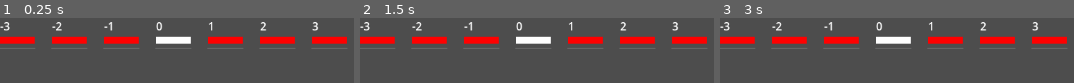
Above: before the commit, frames 1-3 (left to right).
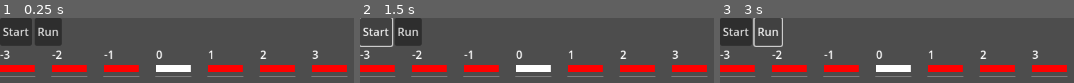
Above: after the commit, the same moments.

Repository: aletowk/godot-civ
Game: Godot game, scene res://scenes/battle_map/battle_map.tscn
Same seed, same stepped clock (60 frames per second), same inputs: the game is played once before the commit and once after it. This scene is started directly instead of the project's main scene.
Inputs (mouse positions are in pixels of both pictures, inside the frame that each line leads up to):
- Up to frame 1 (0.25 s): no input
- Up to frame 2 (1.5 s): click (409, 31) at 0.5 s, where only the run after the commit has a clickable "Run"; click (377, 31) at 1.25 s, where only the run after the commit has a clickable "Start"
- Up to frame 3 (3 s): click (737, 31) at 2 s, where only the run after the commit has a clickable "Start"; click (769, 31) at 2.75 s, where only the run after the commit has a clickable "Run"

The runs differ from the first frame. In frame 1, 24% of the frame differs, in the area x 0-99%, y 0-91%; in frame 2, 22%; in frame 3, 22%.
Error after the commit: Invalid assignment of property or key 'custom_min_size' with value of type 'Vector2' on a base object of type 'ColorRect'. (res://scenes/battle_map/battle_map.…

Commit message:
Start addin units instancing test

Diff:
--- a/scenes/battle_map/battle_map.gd
+++ b/scenes/battle_map/battle_map.gd
@@ -1,32 +1,29 @@
 extends Control
 
 const MAP_CELL_SIZE = Vector2(50, 20)
+
+enum UnitType {
+	ARCHER,
+	WARRIOR
+}
+
+class Unit:
+	var type: UnitType
+	var pos: int
+	func _init(_type: UnitType, _pos: int):
+		self.type = _type
+		self.pos = _pos
+
+var attackers: Array[Unit] = [] # On left side of the map
+var defenders: Array[Unit] = [] # On right side of the map
 
 @export var nb_cells: int = 3 # Cells number of one side of the battle map
 
 # Called when the node enters the scene tree for the first time.
 func _ready() -> void:
-	# Add negative cells
-	# var offset = Vector2(0,0)
-	# for i in range(nb_cells):
-	# 	var rec = ColorRect.new()
-	# 	rec.name = "-%d"%[nb_cells - i]
-	# 	rec.size = MAP_CELL_SIZE
-	# 	rec.position = Vector2(i*(rec.size.x*2),0)
-	# 	rec.color = Color.RED
-	# 	add_child(rec)
-	# 	offset = rec.position
-
-	# offset.x += MAP_CELL_SIZE.x*3
-	# for i in range(nb_cells):
-	# 	var rec = ColorRect.new()
-	# 	rec.name = "+%d"%[nb_cells - i]
-	# 	rec.size = MAP_CELL_SIZE
-	# 	rec.position = offset + Vector2(i*(rec.size.x*2),0)
-	# 	rec.color = Color.RED
-	# 	add_child(rec)
 	var hbox = HBoxContainer.new()
-	add_child(hbox)
+	hbox.name = "HBox"
+	$Map.add_child(hbox)
 	for i in range(-nb_cells, +nb_cells + 1):
 		var battle_cell = preload("res://scenes/battle_map/battle_cell.tscn").instantiate()
 		battle_cell.name = "%d"%[i]
@@ -36,3 +33,24 @@
 		hbox.add_theme_constant_override("separation", battle_cell.get_node("VBoxContainer").size.x*1.5)
 		if i == 0:
 			battle_cell.get_node("VBoxContainer/ColorRect").color = Color(0x55,0x55,0x55)
+
+	$HBoxContainer/Start.pressed.connect(_on_start_pressed)
+
+func _on_start_pressed() -> void:
+	print("Start")
+	init_units()
+
+
+func init_units() -> void:
+	attackers.append(Unit.new(UnitType.WARRIOR, -3))
+	defenders.append(Unit.new(UnitType.ARCHER, +3))
+
+	for unit in attackers:
+		var battle_cell = get_node("Map/HBox/%d"%unit.pos)
+		var unit_obj = ColorRect.new()
+		if unit.type == UnitType.WARRIOR:
+			unit_obj.color = Color.BLUE
+		else:
+			unit_obj.color = Color.GREEN
+		battle_cell.get_node("VBoxContainer").add_child(unit_obj)
+		unit_obj.custom_min_size = Vector2(10, 10)
--- a/scenes/battle_map/battle_map.tscn
+++ b/scenes/battle_map/battle_map.tscn
@@ -10,3 +10,23 @@
 grow_horizontal = 2
 grow_vertical = 2
 script = ExtResource("1_8valj")
+
+[node name="HBoxContainer" type="HBoxContainer" parent="."]
+layout_mode = 0
+offset_right = 46.0
+offset_bottom = 40.0
+
+[node name="Start" type="Button" parent="HBoxContainer"]
+layout_mode = 2
+text = "Start"
+
+[node name="Run" type="Button" parent="HBoxContainer"]
+layout_mode = 2
+text = "Run
+"
+
+[node name="Map" type="Control" parent="."]
+anchors_preset = 0
+offset_top = 41.0
+offset_right = 40.0
+offset_bottom = 81.0
